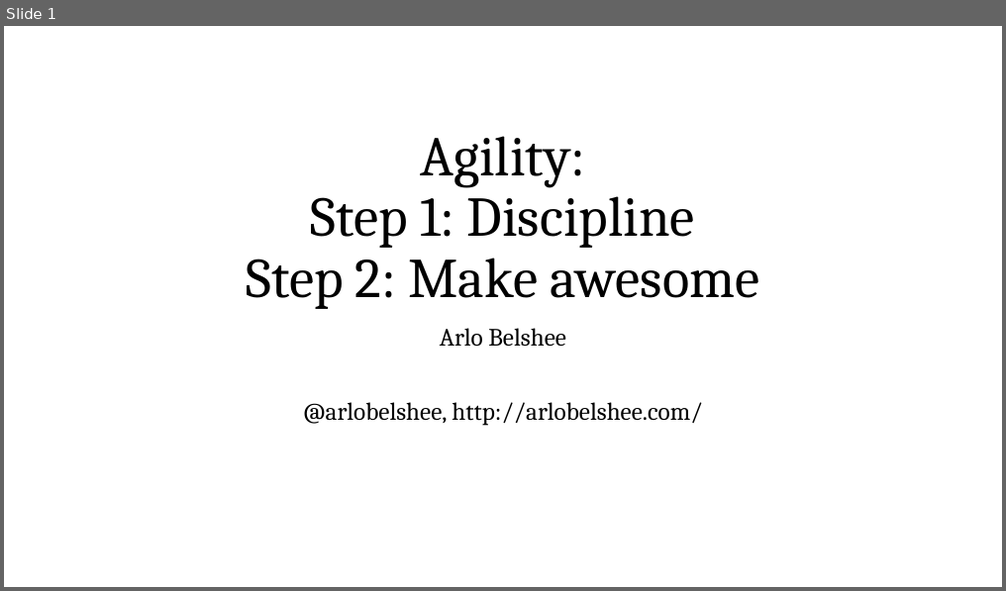
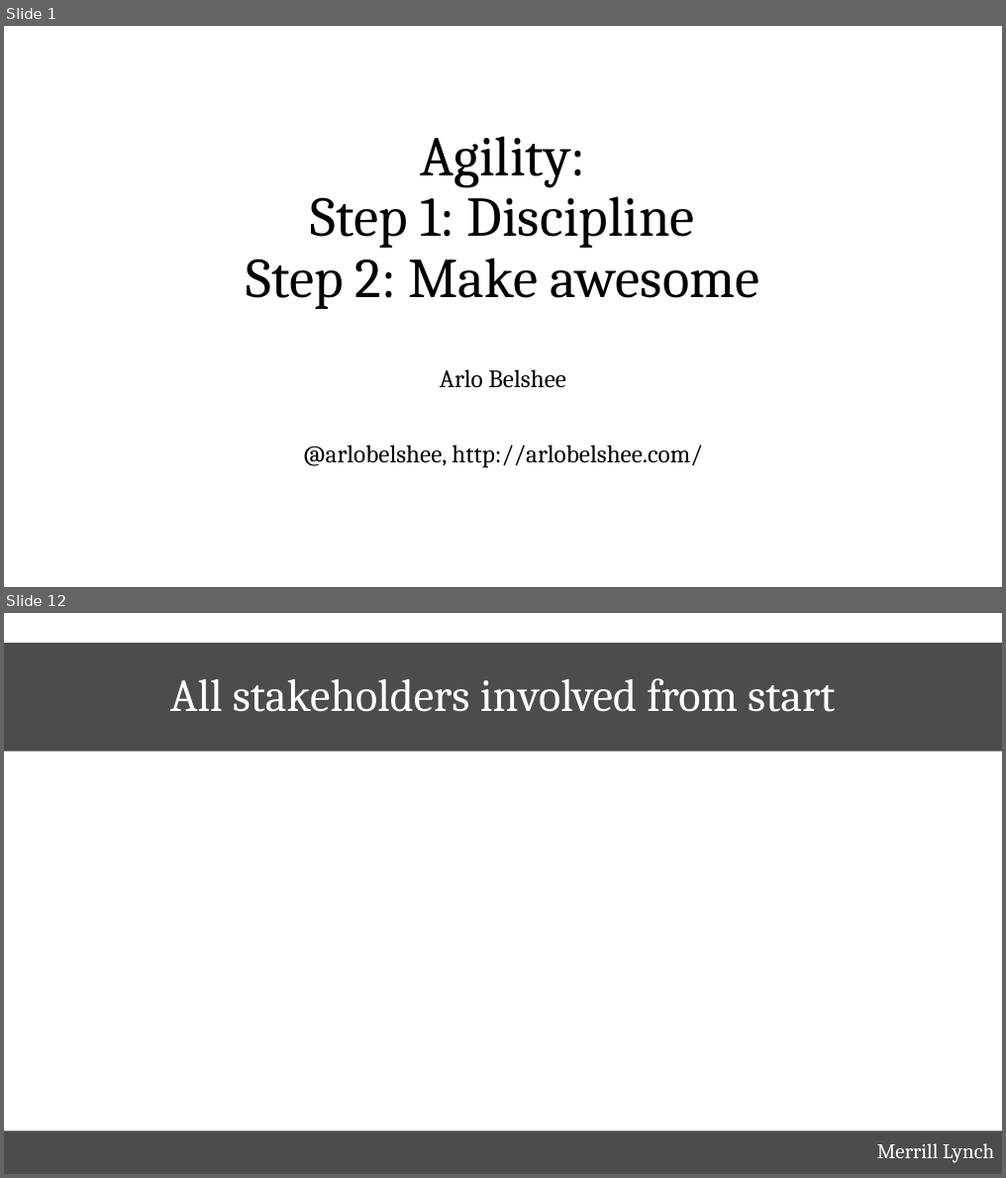
Before and after one commit to arlobelshee/Presentations, a slide deck: top teams/top teams.pptx. Shown one above the other, each under a label of ours: slide 1 before the commit, slides 1 and 12 after it; the slides between them are not shown. The pictures are 1006x591 and 1006x1178 pixels, drawn with LibreOffice and Linux fonts; fonts in the diff are those of the drawing; background and template pictures are left out. Boxes give left, top, right and bottom in pixels: in the first picture for what was removed or moved away, otherwise in the second. Text is boxed around its words. In the diff, an @@ line names an element or a change of style, - is before the commit and + after.

```diff
--- a/top teams/top teams.pptx
+++ b/top teams/top teams.pptx
@@ slide 12 added at (4,613,1002,1174), background picture (left out) @@
@@ title added at (4,643,1002,752), fill #000000 at 70% opacity, 44 pt, text #FFFFFF @@
+All stakeholders involved from start
@@ text added at (4,1131,1002,1174), fill #000000 at 70% opacity, 20 pt, text #FFFFFF @@
+Merrill Lynch
@@ slide 1 changed as well @@
@@ subtitle "Arlo Belshee": place and size @@
-subtitle "Arlo Belshee" at (303,328,702,426)
+subtitle "Arlo Belshee" at (303,370,702,469)
```
Also in this commit, not shown: 20 other slides added.
